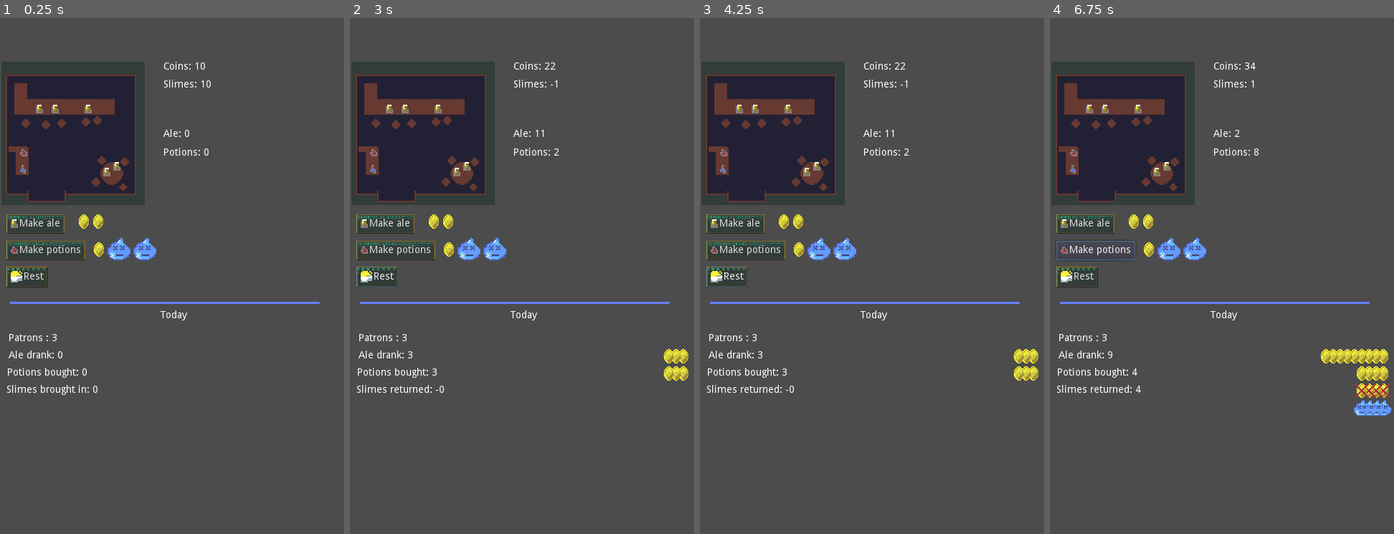
Above: before the commit, frames 1-4 (left to right).
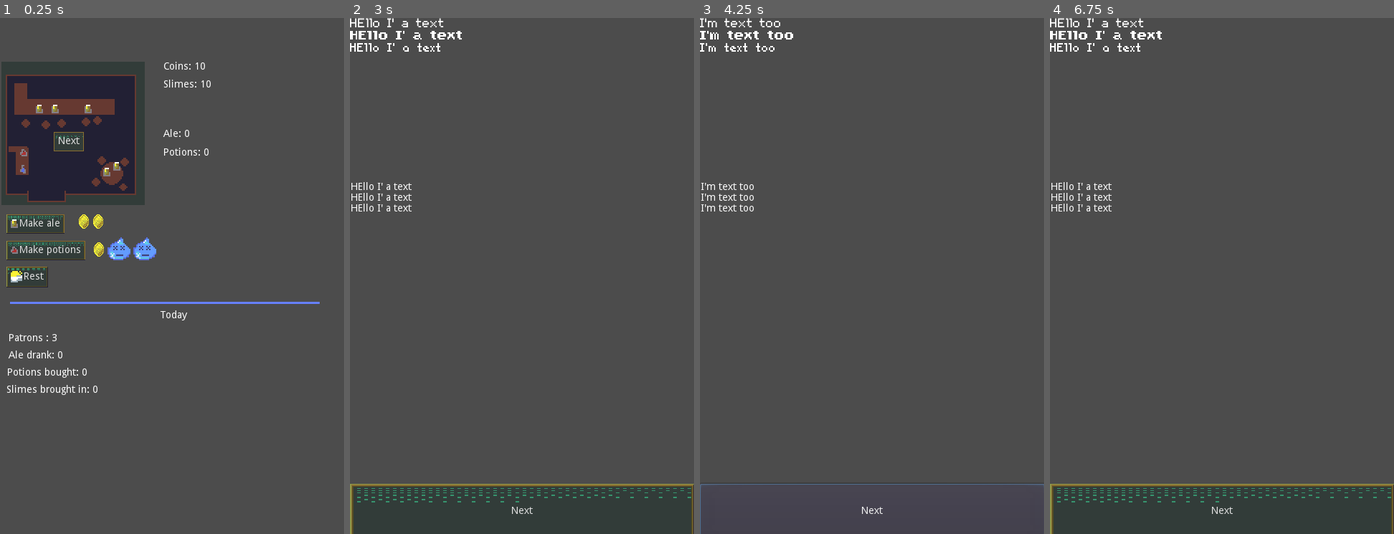
Above: after the commit, the same moments.

Repository: RoxT/InnKeeperUnlimited
Game: Godot game, scene res://World.tscn
Two runs of this game, one before a commit and one after it. Both use one fixed random seed, a clock stepped at 60 frames per second and the inputs below.
Inputs (mouse positions are in pixels of both pictures, inside the frame that each line leads up to):
- Up to frame 1 (0.25 s): no input
- Up to frame 2 (3 s): click "Make ale" at 0.5 s; click "Make potions" at 1.25 s; click "Rest" at 2 s; click (418, 141) at 2.75 s, where only the run after the commit has a clickable "Next"
- Up to frame 3 (4.25 s): click (872, 513) at 3.5 s, where only the run after the commit has a clickable "Next"
- Up to frame 4 (6.75 s): click (1222, 513) at 4.25 s, where only the run after the commit has a clickable "Next"; click (1118, 141) at 5 s, where only the run after the commit has a clickable "Next"; click (1084, 224) at 5.75 s, where only the run before the commit has a clickable "Make ale"; click (1094, 250) at 6.5 s, where only the run before the commit has a clickable "Make potions"

The runs differ from the first frame. In frame 1, 0.3% of the frame differs, in the area x 15-25%, y 22-26%; in frame 2, 26%; in frame 3, 16%; in frame 4, 26%, in the area x 0-100%, y 0-100%.

Commit message:
Dialog starts

Diff:
--- /dev/null
+++ b/project/DialogScene.gd
@@ -0,0 +1,35 @@
+extends Control
+
+var dialogs = [
+	"HEllo I' a text\n[b]HEllo I' a text[/b]\n[i]HEllo I' a text[/i]",
+	"I'm text too\n[b]I'm text too[/b]\n[i]I'm text too[/i]"
+]
+
+var current := 0
+
+onready var default:RichTextLabel = $RichTextLabelDefault
+onready var tiny:RichTextLabel = $RichTextLabelTiny
+onready var labels = [default, tiny]
+
+signal dialog_finished
+
+# Called when the node enters the scene tree for the first time.
+func _ready() -> void:
+	default.bbcode_enabled = true
+	tiny.bbcode_enabled = true
+	show_text()
+
+
+func show_text():
+	for label in labels:
+		label = label as RichTextLabel
+		label.bbcode_text = (dialogs[current])
+
+
+
+func _on_Next_pressed() -> void:
+	current += 1
+	if current < dialogs.size():
+		show_text()
+	else:
+		emit_signal("dialog_finished")
--- /dev/null
+++ b/project/DialogScene.tscn
@@ -0,0 +1,51 @@
+[gd_scene load_steps=5 format=2]
+
+[ext_resource path="res://resources/tinier.tres" type="DynamicFont" id=1]
+[ext_resource path="res://resources/tiny2.tres" type="DynamicFont" id=2]
+[ext_resource path="res://resources/tinierBold.tres" type="DynamicFont" id=3]
+[ext_resource path="res://DialogScene.gd" type="Script" id=4]
+
+[node name="Dialog" type="Control"]
+anchor_right = 1.0
+anchor_bottom = 1.0
+script = ExtResource( 4 )
+
+[node name="Next" type="Button" parent="."]
+anchor_left = 0.5
+anchor_top = 1.0
+anchor_right = 0.5
+anchor_bottom = 1.0
+margin_left = -240.0
+margin_top = -70.0
+margin_right = 241.0
+margin_bottom = 7.0
+text = "Next"
+
+[node name="RichTextLabelTiny" type="RichTextLabel" parent="."]
+margin_right = 476.0
+margin_bottom = 221.0
+custom_fonts/italics_font = ExtResource( 1 )
+custom_fonts/bold_font = ExtResource( 3 )
+custom_fonts/normal_font = ExtResource( 2 )
+bbcode_enabled = true
+bbcode_text = "HEllo I'm tiny
+[b]Hello I'm TinierBold[/b]
+[i]Hello I'm Tinier[/i]"
+text = "HEllo I'm tiny
+Hello I'm TinierBold
+Hello I'm Tinier"
+
+[node name="RichTextLabelDefault" type="RichTextLabel" parent="."]
+margin_left = 1.0
+margin_top = 229.0
+margin_right = 477.0
+margin_bottom = 450.0
+bbcode_enabled = true
+bbcode_text = "HEllo I'm tiny
+[b]Hello I'm TinierBold[/b]
+[i]Hello I'm Tinier[/i]"
+text = "HEllo I'm tiny
+Hello I'm TinierBold
+Hello I'm Tinier"
+
+[connection signal="pressed" from="Next" to="." method="_on_Next_pressed"]
--- a/project/World.tscn
+++ b/project/World.tscn
@@ -7,17 +7,21 @@
 [ext_resource path="res://textures/potion.png" type="Texture" id=5]
 [ext_resource path="res://textures/coin.png" type="Texture" id=6]
 [ext_resource path="res://textures/sun.png" type="Texture" id=7]
+[ext_resource path="res://scripts/SceneController.gd" type="Script" id=8]
 
-[node name="World" type="Node2D"]
+[node name="SceneController" type="Node"]
+script = ExtResource( 8 )
+
+[node name="World" type="Node2D" parent="."]
 script = ExtResource( 1 )
 
-[node name="Inn" type="Sprite" parent="."]
+[node name="Inn" type="Sprite" parent="World"]
 position = Vector2( 102, 161 )
 texture = ExtResource( 2 )
 
-[node name="buttons" type="CanvasLayer" parent="."]
+[node name="buttons" type="CanvasLayer" parent="World"]
 
-[node name="ale" type="Button" parent="buttons"]
+[node name="ale" type="Button" parent="World/buttons"]
 margin_left = 9.0
 margin_top = 274.0
 margin_right = 78.0447
@@ -25,15 +29,15 @@
 text = "Make ale"
 icon = ExtResource( 3 )
 
-[node name="Coin" type="Sprite" parent="buttons/ale"]
+[node name="Coin" type="Sprite" parent="World/buttons/ale"]
 position = Vector2( 108, 10 )
 texture = ExtResource( 6 )
 
-[node name="Coin2" type="Sprite" parent="buttons/ale"]
+[node name="Coin2" type="Sprite" parent="World/buttons/ale"]
 position = Vector2( 128, 10 )
 texture = ExtResource( 6 )
 
-[node name="potion" type="Button" parent="buttons"]
+[node name="potion" type="Button" parent="World/buttons"]
 margin_left = 9.0
 margin_top = 311.0
 margin_right = 100.045
@@ -41,19 +45,19 @@
 text = "Make potions"
 icon = ExtResource( 5 )
 
-[node name="Coin3" type="Sprite" parent="buttons/potion"]
+[node name="Coin3" type="Sprite" parent="World/buttons/potion"]
 position = Vector2( 129, 12 )
 texture = ExtResource( 6 )
 
-[node name="Slime" type="Sprite" parent="buttons/potion"]
+[node name="Slime" type="Sprite" parent="World/buttons/potion"]
 position = Vector2( 157, 11 )
 texture = ExtResource( 4 )
 
-[node name="Slime2" type="Sprite" parent="buttons/potion"]
+[node name="Slime2" type="Sprite" parent="World/buttons/potion"]
 position = Vector2( 193, 11 )
 texture = ExtResource( 4 )
 
-[node name="rest" type="Button" parent="buttons"]
+[node name="rest" type="Button" parent="World/buttons"]
 margin_left = 9.0
 margin_top = 347.0
 margin_right = 49.0447
@@ -61,89 +65,97 @@
 text = "Rest"
 icon = ExtResource( 7 )
 
-[node name="stock" type="CanvasLayer" parent="."]
+[node name="stock" type="CanvasLayer" parent="World"]
 
-[node name="coins" type="Label" parent="stock"]
+[node name="coins" type="Label" parent="World/stock"]
 margin_left = 228.0
 margin_top = 61.0
 margin_right = 287.0
 margin_bottom = 75.0
 text = "Coins: 10"
 
-[node name="slimes" type="Label" parent="stock"]
+[node name="slimes" type="Label" parent="World/stock"]
 margin_left = 228.0
 margin_top = 86.0
 margin_right = 295.0
 margin_bottom = 100.0
 text = "Slimes: 10"
 
-[node name="ale" type="Label" parent="stock"]
+[node name="ale" type="Label" parent="World/stock"]
 margin_left = 228.0
 margin_top = 155.0
 margin_right = 268.0
 margin_bottom = 169.0
 text = "Ale: 0"
 
-[node name="potions" type="Label" parent="stock"]
+[node name="potions" type="Label" parent="World/stock"]
 margin_left = 228.0
 margin_top = 181.0
 margin_right = 292.0
 margin_bottom = 195.0
 text = "Potions: 0"
 
-[node name="today" type="CanvasLayer" parent="."]
+[node name="today" type="CanvasLayer" parent="World"]
 
-[node name="Line2D" type="Line2D" parent="today"]
+[node name="Line2D" type="Line2D" parent="World/today"]
 points = PoolVector2Array( 14, 397, 446, 397 )
 width = 3.0
 
-[node name="Patrons" type="Label" parent="today"]
+[node name="Patrons" type="Label" parent="World/today"]
 margin_left = 12.0
 margin_top = 440.0
 margin_right = 80.0
 margin_bottom = 454.0
 text = "Patrons : 3"
 
-[node name="Ale" type="Label" parent="today"]
+[node name="Ale" type="Label" parent="World/today"]
 margin_left = 12.0
 margin_top = 464.0
 margin_right = 88.0
 margin_bottom = 478.0
 text = "Ale drank: 0"
 
-[node name="Pos" type="Position2D" parent="today/Ale"]
+[node name="Pos" type="Position2D" parent="World/today/Ale"]
 position = Vector2( 453, 8 )
 
-[node name="Potions" type="Label" parent="today"]
+[node name="Potions" type="Label" parent="World/today"]
 margin_left = 10.0
 margin_top = 488.0
 margin_right = 122.0
 margin_bottom = 502.0
 text = "Potions bought: 0"
 
-[node name="Pos" type="Position2D" parent="today/Potions"]
+[node name="Pos" type="Position2D" parent="World/today/Potions"]
 position = Vector2( 455, 8 )
 
-[node name="Slimes" type="Label" parent="today"]
+[node name="Slimes" type="Label" parent="World/today"]
 margin_left = 9.0
 margin_top = 512.0
 margin_right = 137.0
 margin_bottom = 526.0
 text = "Slimes brought in: 0"
 
-[node name="Pos_Coins" type="Position2D" parent="today/Slimes"]
+[node name="Pos_Coins" type="Position2D" parent="World/today/Slimes"]
 position = Vector2( 456, 8 )
 
-[node name="Pos_Slimes" type="Position2D" parent="today/Slimes"]
+[node name="Pos_Slimes" type="Position2D" parent="World/today/Slimes"]
 position = Vector2( 456, 32 )
 
-[node name="Label" type="Label" parent="today"]
+[node name="Label" type="Label" parent="World/today"]
 margin_left = 224.0
 margin_top = 408.0
 margin_right = 264.0
 margin_bottom = 422.0
 text = "Today"
 
-[connection signal="pressed" from="buttons/ale" to="." method="_on_ale_pressed"]
-[connection signal="pressed" from="buttons/potion" to="." method="_on_potion_pressed"]
-[connection signal="pressed" from="buttons/rest" to="." method="_on_rest_pressed"]
+[node name="DialogBtn" type="Button" parent="World"]
+margin_left = 75.0
+margin_top = 159.0
+margin_right = 117.0
+margin_bottom = 179.0
+text = "Next"
+
+[connection signal="pressed" from="World/buttons/ale" to="World" method="_on_ale_pressed"]
+[connection signal="pressed" from="World/buttons/potion" to="World" method="_on_potion_pressed"]
+[connection signal="pressed" from="World/buttons/rest" to="World" method="_on_rest_pressed"]
+[connection signal="pressed" from="World/DialogBtn" to="." method="_on_DialogBtn_pressed"]
--- /dev/null
+++ b/project/resources/tinier.tres
@@ -0,0 +1,6 @@
+[gd_resource type="DynamicFont" load_steps=2 format=2]
+
+[ext_resource path="res://resources/Tinier2.ttf" type="DynamicFontData" id=1]
+
+[resource]
+font_data = ExtResource( 1 )
--- /dev/null
+++ b/project/resources/tinierBold.tres
@@ -0,0 +1,6 @@
+[gd_resource type="DynamicFont" load_steps=2 format=2]
+
+[ext_resource path="res://resources/TinierB3.ttf" type="DynamicFontData" id=1]
+
+[resource]
+font_data = ExtResource( 1 )
--- /dev/null
+++ b/project/scripts/SceneController.gd
@@ -0,0 +1,26 @@
+extends Node
+
+onready var DialogScene = preload("res://DialogScene.tscn")
+onready var main = $World
+var dialog: Node
+
+# Called when the node enters the scene tree for the first time.
+func _ready() -> void:
+	pass # Replace with function body.
+
+
+# Called every frame. 'delta' is the elapsed time since the previous frame.
+#func _process(delta: float) -> void:
+#	pass
+
+
+func _on_DialogBtn_pressed() -> void:
+	remove_child(main)
+	dialog = DialogScene.instance()
+	add_child(dialog)
+	dialog.connect("dialog_finished", self, "on_dialog_finished")
+
+func on_dialog_finished():
+	remove_child(dialog)
+	dialog = null
+	add_child(main)
Not shown: 1 places in project/World.tscn that only renumber resources
Not shown, changed: index.html
Not shown, changed: index.pck
